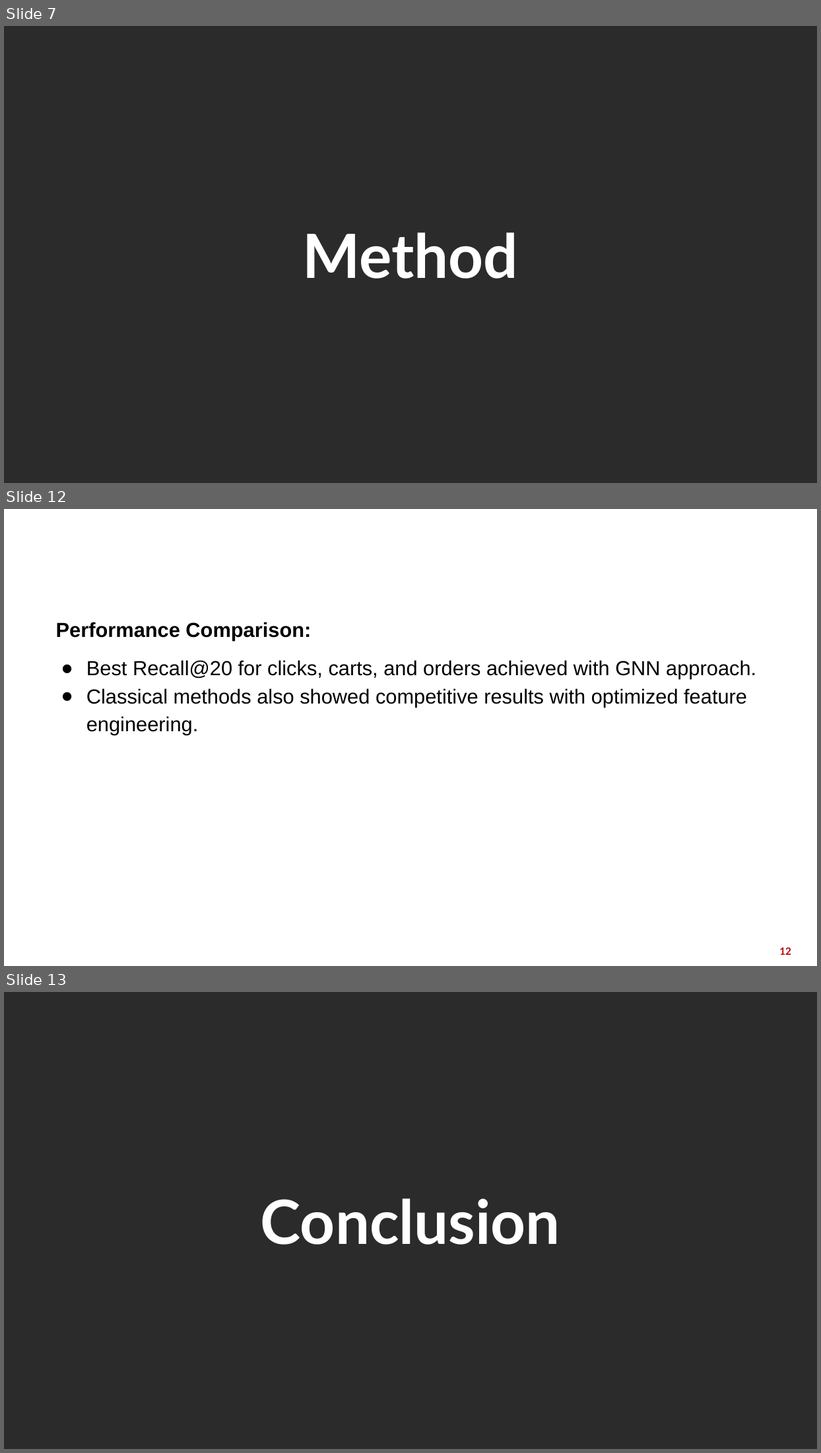
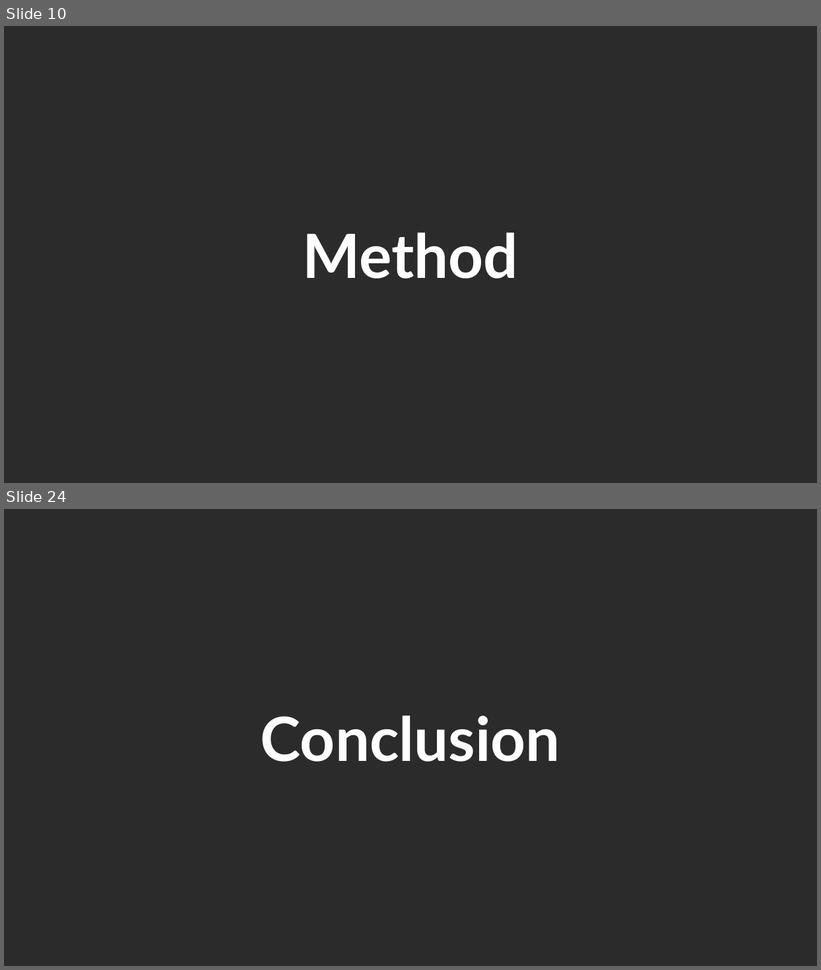
Before and after one commit to DoanNgocCuong/BasicTasksLearning_RecommenderSystem, a slide deck: report_slide/OTTO_WebMining.pptx. Shown one above the other, each under a label of ours: slides 7, 12 and 13 before the commit, slides 10 and 24 after it; the slides between them are not shown. The pictures are 821x1453 and 821x970 pixels, drawn with LibreOffice and Linux fonts; fonts in the diff are those of the drawing; background and template pictures are left out; a plain dark background stands for a picture behind light text. Boxes give left, top, right and bottom in pixels: in the first picture for what was removed or moved away, otherwise in the second. Text is boxed around its words. In the diff, an @@ line names an element or a change of style, - is before the commit and + after.

```diff
--- a/report_slide/OTTO_WebMining.pptx
+++ b/report_slide/OTTO_WebMining.pptx
@@ slide 12 removed at box(4, 509, 817, 966), background picture (left out) @@
@@ title removed at box(26, 516, 795, 545) @@
-Result
@@ text removed at box(56, 622, 756, 735) @@
-Performance Comparison:
-● Best Recall@20 for clicks, carts, and orders achieved with GNN approach.
-● Classical methods also showed competitive results with optimized feature engineering.
@@ page number removed at box(780, 947, 791, 955) @@
-12
@@ what was slide 7 is now slide 10 @@
@@ what was slide 13 is now slide 24 @@
```
Also in this commit, not shown: 4 slides changed, 17 slides added, 5 other slides removed, 1 other file.
